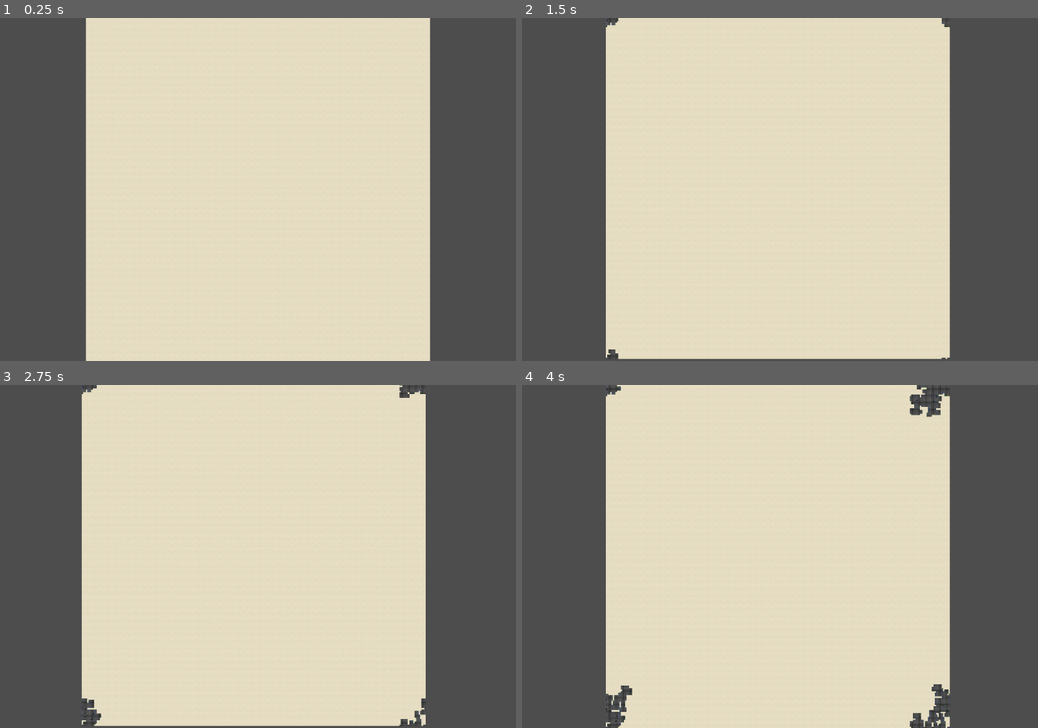
Above: before the commit, frames 1-4 (two rows, left to right).
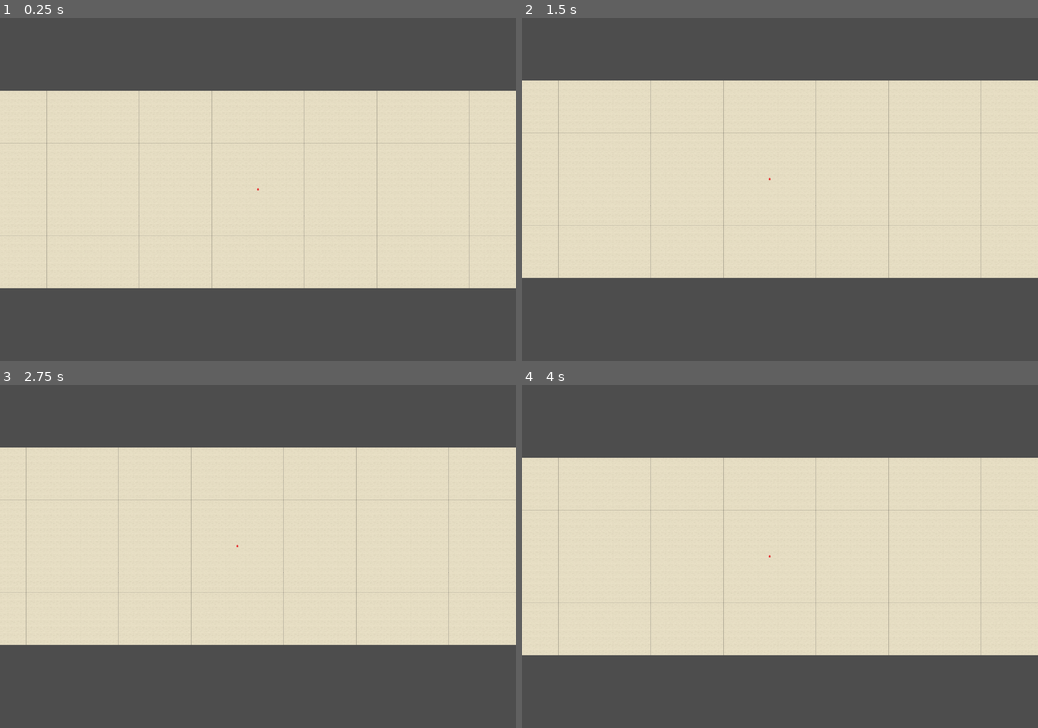
Above: after the commit, the same moments.

Repository: dokicoder/ToruSpace
Game: Godot game, scene res://scenes/Game.tscn
The game is run twice, just before and just after one commit, with the same random seed, the same clock (stepped at 60 frames per second) and the same inputs.
Inputs (mouse positions are in pixels of both pictures, inside the frame that each line leads up to):
- Up to frame 1 (0.25 s): no input
- Up to frame 2 (1.5 s): tap Enter at 0.5 s; move the mouse to (609, 18) at 0.52 s; hold Right (Right) 0.53-1.28 s; click (609, 18) at 0.67 s; move the mouse to (609, 18) at 1.27 s; hold Down (Down) from 1.28 s (still down); click (609, 18) at 1.42 s
- Up to frame 3 (2.75 s): move the mouse to (82, 385) at 2.02 s; release Down (Down) at 2.03 s; hold Right (Right) from 2.03 s (still down); click (82, 385) at 2.17 s
- Up to frame 4 (4 s): move the mouse to (604, 385) at 2.77 s; release Right (Right) at 2.78 s; hold Up (Up) 2.78-3.53 s; click (604, 385) at 2.92 s; move the mouse to (604, 385) at 3.52 s; hold Left (Left) from 3.53 s (still down); click (604, 385) at 3.67 s

The runs differ from the first frame. In frame 1, 48% of the frame differs, in the area x 0-100%, y 0-100%; in frame 2, 48%; in frame 3, 47%; in frame 4, 47%.

Commit message:
chore: fix reset with associated nodes

Diff:
--- a/scenes/Game.tscn
+++ b/scenes/Game.tscn
@@ -11,7 +11,7 @@
 camera = NodePath("../Camera2D")
 
 [node name="Camera2D" type="Camera2D" parent="."]
-zoom = Vector2(0.025, 0.025)
+zoom = Vector2(0.12, 0.12)
 
 [node name="Sprite2D" type="Sprite2D" parent="."]
 z_index = 100
--- a/scripts/Config.gd
+++ b/scripts/Config.gd
@@ -1,4 +1,4 @@
 class_name TSConfig extends Node
 
-const WIDTH: int = 250
-const HEIGHT: int = 250
+const WIDTH: int = 100
+const HEIGHT: int = 30
--- a/scripts/Game.gd
+++ b/scripts/Game.gd
@@ -11,15 +11,26 @@
 
 var delta_acc: float = 0.0
 
-func _ready() -> void:
-	board = BoardData.new()
-
-	board.init(Config.WIDTH, Config.HEIGHT)
-
+func _deploy_mines():
 	const mine_ratio: float = 0.09
 	var num_mines = int(Config.WIDTH * Config.HEIGHT * mine_ratio)
 
 	board.deploy_random_mines(num_mines)
+
+func _ready() -> void:
+	board = BoardData.new()
+	board.init(Config.WIDTH, Config.HEIGHT)
+	_deploy_mines()
+
+	_generate_sprite_board()
+
+func _reset():
+	for cell in board.cells:
+		cell.node.queue_free()
+		cell.node = null
+
+	board.reset()
+	_deploy_mines()
 
 	_generate_sprite_board()
 
@@ -30,7 +41,7 @@
 					if event.pressed:
 						print("%d / %d" % [cell.x, cell.y])
 						if not board.make_move(cell, BoardData.MoveType.UNMASK_FIELD):
-							board.reset()
+							_reset()
 				MOUSE_BUTTON_RIGHT:
 					if event.pressed:
 						board.make_move(cell, BoardData.MoveType.RESET_MASK)
Not shown, changed: .DS_Store
Not shown, added: Notes.md
